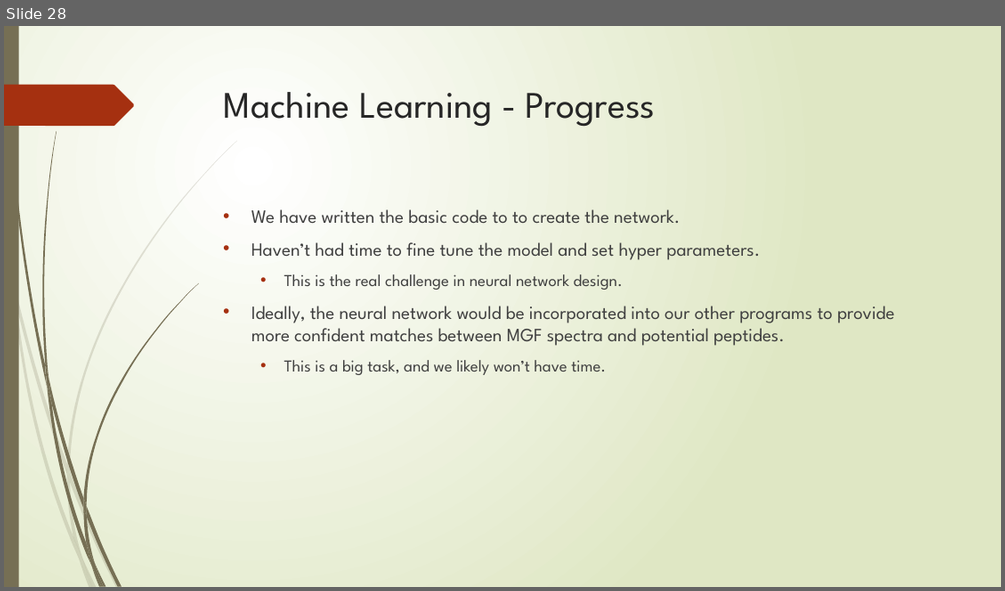
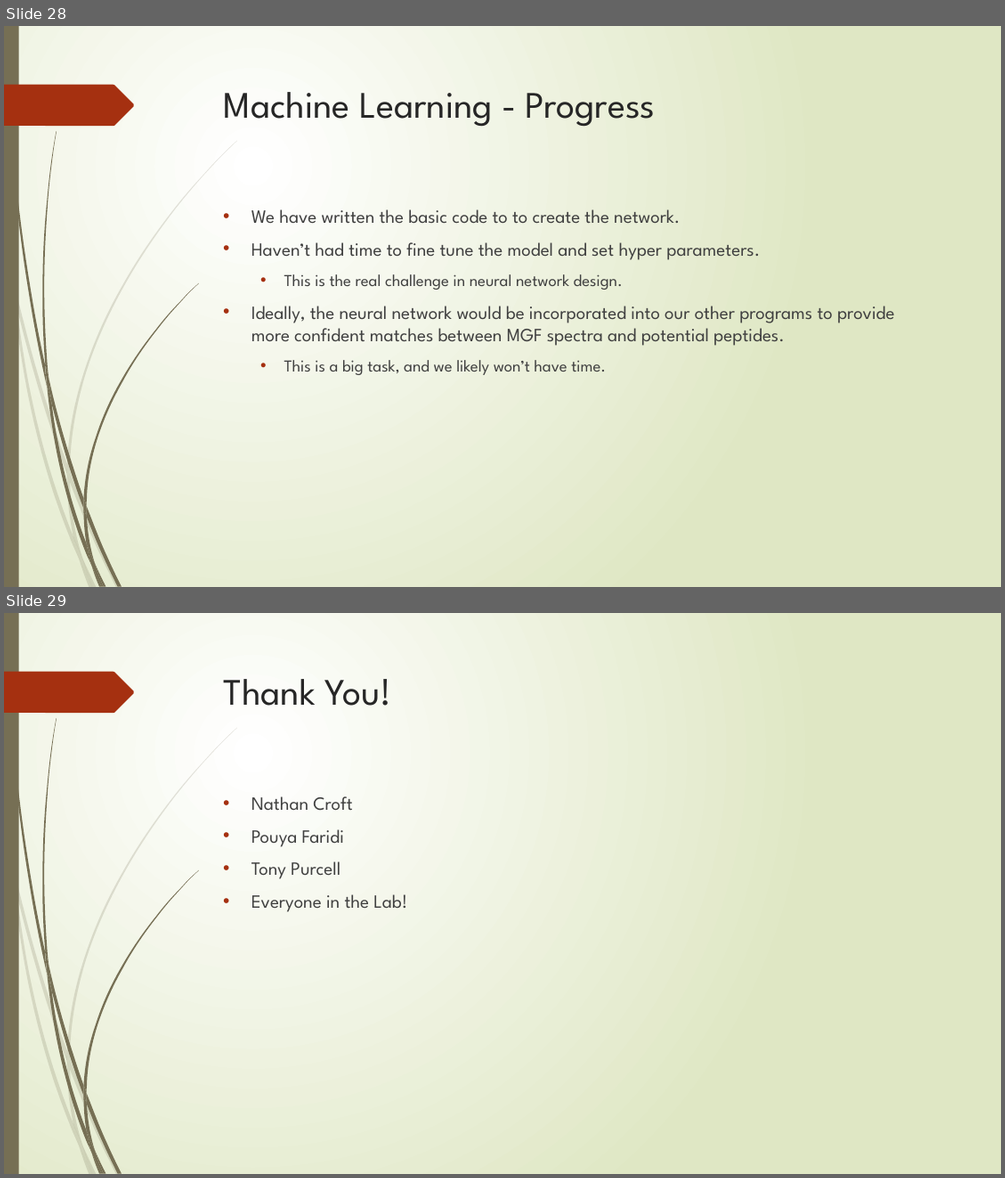
Before and after one commit to nhcha6/MersProject, a slide deck: SecondLabPresentation.pptx. Shown one above the other, each under a label of ours: slide 28 before the commit, slides 28 and 29 after it. The pictures are 1005x591 and 1005x1178 pixels, drawn with LibreOffice and Linux fonts; fonts in the diff are those of the drawing. Boxes give left, top, right and bottom in pixels: in the first picture for what was removed or moved away, otherwise in the second. Text is boxed around its words. In the diff, an @@ line names an element or a change of style, - is before the commit and + after.

```diff
--- a/SecondLabPresentation.pptx
+++ b/SecondLabPresentation.pptx
@@ slide 29 added at box(4, 613, 1001, 1174), background gradient #FFFFFF to #DFE8C4; not listed: 24 template elements that a slide beside it also shows @@
@@ title added at box(224, 679, 392, 706), 36 pt, text #262626 @@
+Thank You!
@@ text added at box(251, 796, 407, 912), 18 pt, text #404040 @@
+• Nathan Croft
+• Pouya Faridi
+• Tony Purcell
+• Everyone in the Lab!
```
Also in this commit, not shown: 1 slide changed.
